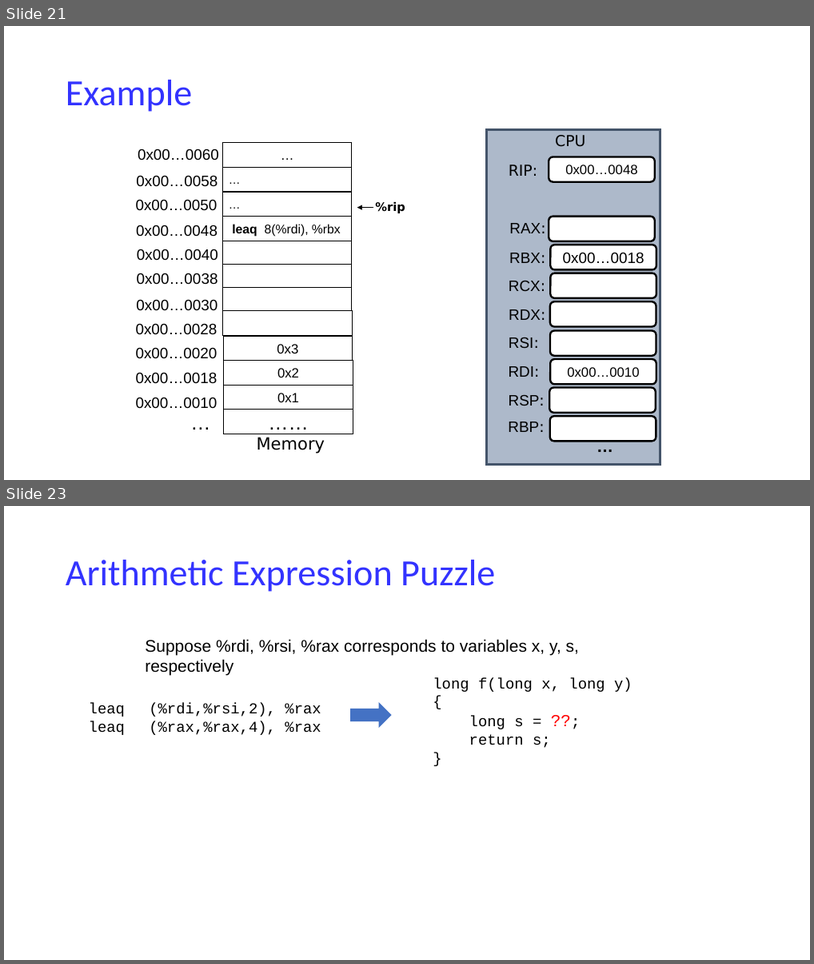
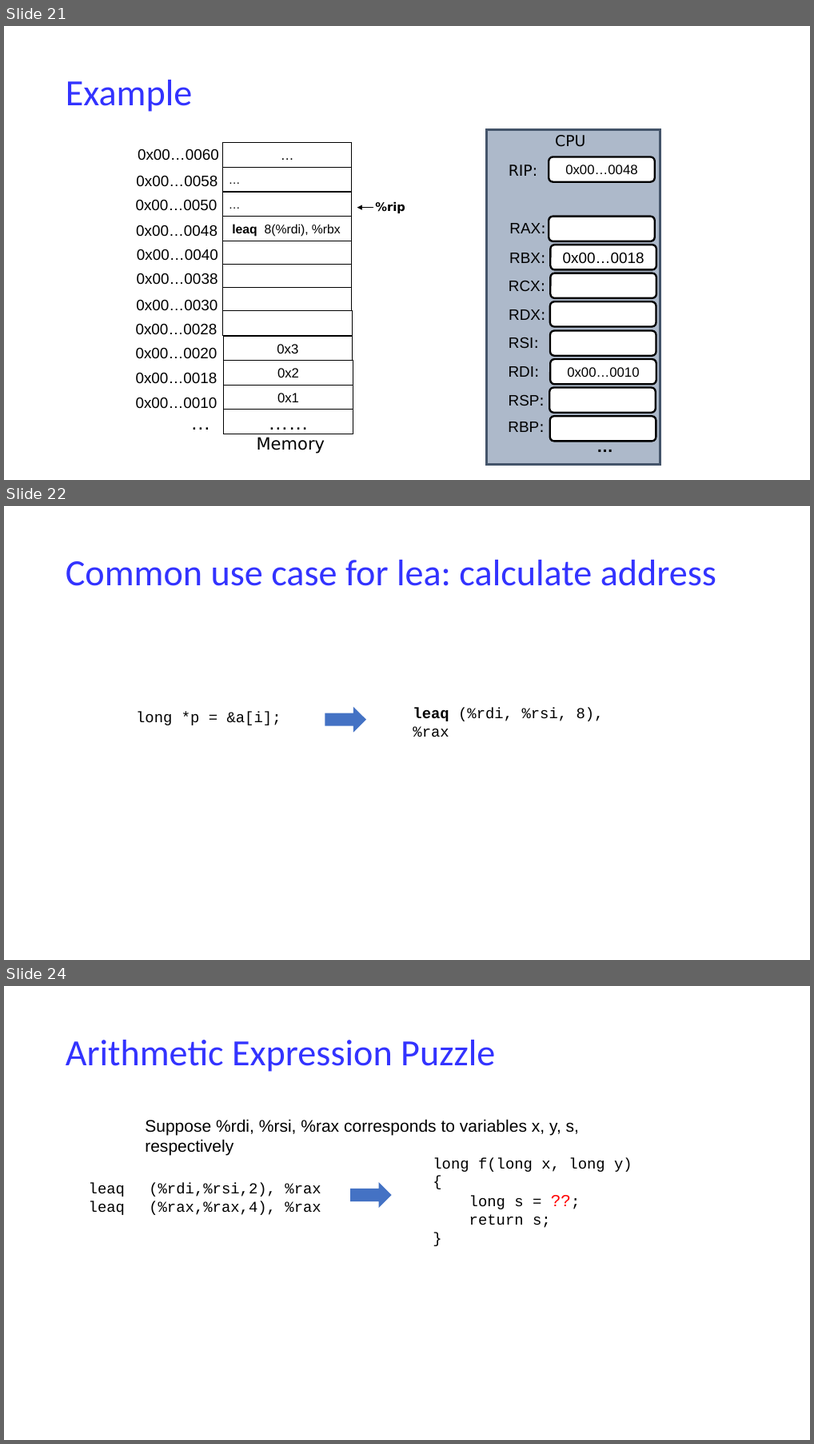
Before and after one commit to NYU-CSO/nyu-cso.github.io, a slide deck: notes/07-Machine_Basics_cont.pptx. Shown one above the other, each under a label of ours: slides 21 and 23 before the commit, slides 21, 22 and 24 after it; the slides between them are not shown. The pictures are 814x964 and 814x1444 pixels, drawn with LibreOffice and Linux fonts; fonts in the diff are those of the drawing. Boxes give left, top, right and bottom in pixels: in the first picture for what was removed or moved away, otherwise in the second. Text is boxed around its words. In the diff, an @@ line names an element or a change of style, - is before the commit and + after.

```diff
--- a/notes/07-Machine_Basics_cont.pptx
+++ b/notes/07-Machine_Basics_cont.pptx
@@ slide 22 added at [4,506,810,960], background #FFFFFF @@
@@ title added at [66,560,717,586], 44 pt, text #3333FF @@
+Common use case for lea: calculate address
@@ text added at [136,711,282,725], 18 pt, text #000000 @@
+long *p = &a[i];
@@ right arrow added at [326,706,366,732], fill #4472C4 @@
@@ text added at [413,708,604,736], 18 pt, text #000000 @@
+leaq (%rdi, %rsi, 8), %rax
@@ what was slide 23 is now slide 24 @@
```
Also in this commit, not shown: 7 slides changed, 1 other file.
